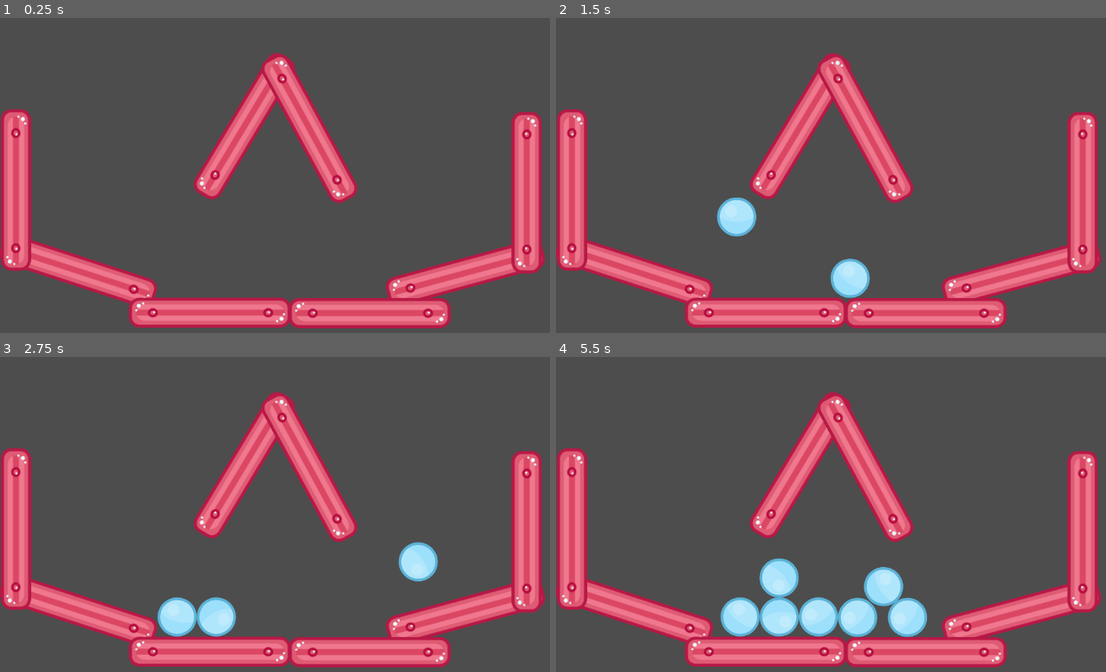
Above: before the commit, frames 1-4 (two rows, left to right).
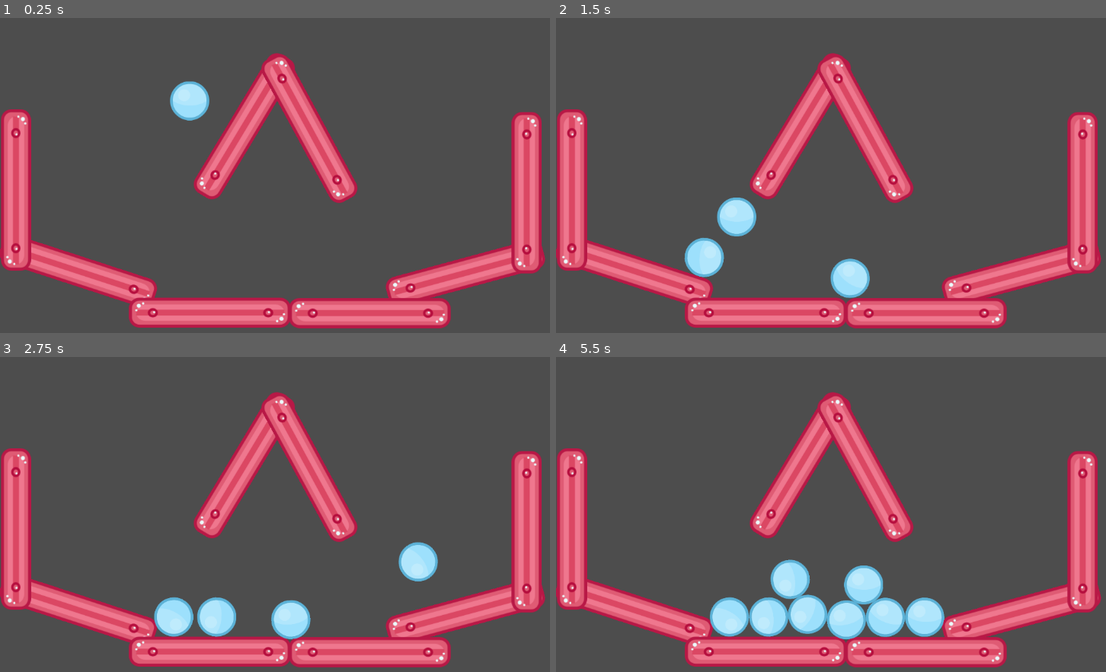
Above: after the commit, the same moments.

Repository: FanatuXx/GodotBallExo
Game: Godot game, scene res://Main.tscn
The game is run twice, just before and just after one commit, with the same random seed, the same clock (stepped at 60 frames per second) and the same inputs.
Inputs (mouse positions are in pixels of both pictures, inside the frame that each line leads up to):
- Up to frame 1 (0.25 s): no input
- Up to frame 2 (1.5 s): move the mouse to (996, 166) at 0.52 s; press the mouse at (996, 166) at 0.53 s; move the mouse to (737, 200) at 1.27 s; release the mouse at (737, 200) at 1.28 s; click (737, 200) at 1.35 s
- Up to frame 3 (2.75 s): move the mouse to (363, 445) at 2.02 s; press the mouse at (363, 445) at 2.03 s
- Up to frame 4 (5.5 s): move the mouse to (831, 590) at 2.77 s; release the mouse at (831, 590) at 2.78 s; click (831, 590) at 2.85 s; move the mouse to (1045, 574) at 3.52 s; press the mouse at (1045, 574) at 3.53 s; move the mouse to (677, 470) at 4.27 s; release the mouse at (677, 470) at 4.28 s; click (677, 470) at 4.35 s; move the mouse to (891, 520) at 5.02 s; press the mouse at (891, 520) at 5.03 s

The runs differ from the first frame. In frame 1, 0.7% of the frame differs, in the area x 30-39%, y 20-33%; in frame 2, 0.7%; in frame 3, 1.2%; in frame 4, 4.8%, in the area x 27-71%, y 63-90%.

Commit message:
Ball instanciation in Main Scene

Diff:
--- a/Main.tscn
+++ b/Main.tscn
@@ -32,102 +32,105 @@
 [sub_resource type="PhysicsMaterial" id="9"]
 bounce = 0.5
 
-[node name="Main" type="Node"]
+[node name="Main" type="Node" unique_id=917541816]
 script = ExtResource("1")
 Ball = ExtResource("2")
 
-[node name="WallContainer" type="Node" parent="."]
+[node name="WallContainer" type="Node" parent="." unique_id=1102777514]
 
-[node name="Wall2" type="StaticBody2D" parent="WallContainer"]
+[node name="Wall2" type="StaticBody2D" parent="WallContainer" unique_id=1067494695]
 position = Vector2(880.952, 495.157)
 rotation = -0.264907
 physics_material_override = SubResource("1")
 
-[node name="Sprite2D" type="Sprite2D" parent="WallContainer/Wall2"]
+[node name="Sprite2D" type="Sprite2D" parent="WallContainer/Wall2" unique_id=2090358610]
 texture = ExtResource("3")
 
-[node name="CollisionShape2D" type="CollisionShape2D" parent="WallContainer/Wall2"]
+[node name="CollisionShape2D" type="CollisionShape2D" parent="WallContainer/Wall2" unique_id=1541931965]
 rotation = 1.5708
 shape = SubResource("2")
 
-[node name="Wall7" type="StaticBody2D" parent="WallContainer"]
+[node name="Wall7" type="StaticBody2D" parent="WallContainer" unique_id=380924963]
 position = Vector2(462.444, 216.865)
 rotation = -1.02983
 physics_material_override = SubResource("3")
 
-[node name="Sprite2D" type="Sprite2D" parent="WallContainer/Wall7"]
+[node name="Sprite2D" type="Sprite2D" parent="WallContainer/Wall7" unique_id=2096856210]
 texture = ExtResource("3")
 
-[node name="CollisionShape2D" type="CollisionShape2D" parent="WallContainer/Wall7"]
+[node name="CollisionShape2D" type="CollisionShape2D" parent="WallContainer/Wall7" unique_id=35203415]
 rotation = 1.5708
 shape = SubResource("2")
 
-[node name="Wall8" type="StaticBody2D" parent="WallContainer"]
+[node name="Wall8" type="StaticBody2D" parent="WallContainer" unique_id=2000599331]
 position = Vector2(585.534, 221.147)
 rotation = 1.07416
 physics_material_override = SubResource("4")
 
-[node name="Sprite2D" type="Sprite2D" parent="WallContainer/Wall8"]
+[node name="Sprite2D" type="Sprite2D" parent="WallContainer/Wall8" unique_id=1042293699]
 texture = ExtResource("3")
 
-[node name="CollisionShape2D" type="CollisionShape2D" parent="WallContainer/Wall8"]
+[node name="CollisionShape2D" type="CollisionShape2D" parent="WallContainer/Wall8" unique_id=201158558]
 rotation = 1.5708
 shape = SubResource("2")
 
-[node name="Wall4" type="StaticBody2D" parent="WallContainer"]
+[node name="Wall4" type="StaticBody2D" parent="WallContainer" unique_id=28753956]
 position = Vector2(996.874, 342.897)
 rotation = -1.5708
 physics_material_override = SubResource("5")
 
-[node name="Sprite2D" type="Sprite2D" parent="WallContainer/Wall4"]
+[node name="Sprite2D" type="Sprite2D" parent="WallContainer/Wall4" unique_id=1130751929]
 texture = ExtResource("3")
 
-[node name="CollisionShape2D" type="CollisionShape2D" parent="WallContainer/Wall4"]
+[node name="CollisionShape2D" type="CollisionShape2D" parent="WallContainer/Wall4" unique_id=1620186337]
 rotation = 1.5708
 shape = SubResource("2")
 
-[node name="Wall1" type="StaticBody2D" parent="WallContainer"]
+[node name="Wall1" type="StaticBody2D" parent="WallContainer" unique_id=380123900]
 position = Vector2(148.047, 491.522)
 rotation = 0.315662
 physics_material_override = SubResource("6")
 
-[node name="Sprite2D" type="Sprite2D" parent="WallContainer/Wall1"]
+[node name="Sprite2D" type="Sprite2D" parent="WallContainer/Wall1" unique_id=1184177940]
 texture = ExtResource("3")
 
-[node name="CollisionShape2D" type="CollisionShape2D" parent="WallContainer/Wall1"]
+[node name="CollisionShape2D" type="CollisionShape2D" parent="WallContainer/Wall1" unique_id=427307913]
 rotation = 1.5708
 shape = SubResource("2")
 
-[node name="Wall5" type="StaticBody2D" parent="WallContainer"]
+[node name="Wall5" type="StaticBody2D" parent="WallContainer" unique_id=1329706785]
 position = Vector2(30.2087, 337.685)
 rotation = 1.5708
 physics_material_override = SubResource("7")
 
-[node name="Sprite2D" type="Sprite2D" parent="WallContainer/Wall5"]
+[node name="Sprite2D" type="Sprite2D" parent="WallContainer/Wall5" unique_id=1269351159]
 texture = ExtResource("3")
 
-[node name="CollisionShape2D" type="CollisionShape2D" parent="WallContainer/Wall5"]
+[node name="CollisionShape2D" type="CollisionShape2D" parent="WallContainer/Wall5" unique_id=1436041255]
 rotation = 1.5708
 shape = SubResource("2")
 
-[node name="Wall3" type="StaticBody2D" parent="WallContainer"]
+[node name="Wall3" type="StaticBody2D" parent="WallContainer" unique_id=793686932]
 position = Vector2(397.133, 570.384)
 physics_material_override = SubResource("8")
 
-[node name="Sprite2D" type="Sprite2D" parent="WallContainer/Wall3"]
+[node name="Sprite2D" type="Sprite2D" parent="WallContainer/Wall3" unique_id=1142315477]
 texture = ExtResource("3")
 
-[node name="CollisionShape2D" type="CollisionShape2D" parent="WallContainer/Wall3"]
+[node name="CollisionShape2D" type="CollisionShape2D" parent="WallContainer/Wall3" unique_id=854727030]
 rotation = 1.5708
 shape = SubResource("2")
 
-[node name="Wall6" type="StaticBody2D" parent="WallContainer"]
+[node name="Wall6" type="StaticBody2D" parent="WallContainer" unique_id=1066719206]
 position = Vector2(699.667, 571.226)
 physics_material_override = SubResource("9")
 
-[node name="Sprite2D" type="Sprite2D" parent="WallContainer/Wall6"]
+[node name="Sprite2D" type="Sprite2D" parent="WallContainer/Wall6" unique_id=1093965934]
 texture = ExtResource("3")
 
-[node name="CollisionShape2D" type="CollisionShape2D" parent="WallContainer/Wall6"]
+[node name="CollisionShape2D" type="CollisionShape2D" parent="WallContainer/Wall6" unique_id=330558138]
 rotation = 1.5708
 shape = SubResource("2")
+
+[node name="Ball" parent="." unique_id=1158874253 instance=ExtResource("2")]
+position = Vector2(359, 55)
Not shown: 1 places in Main.tscn that only renumber resources
